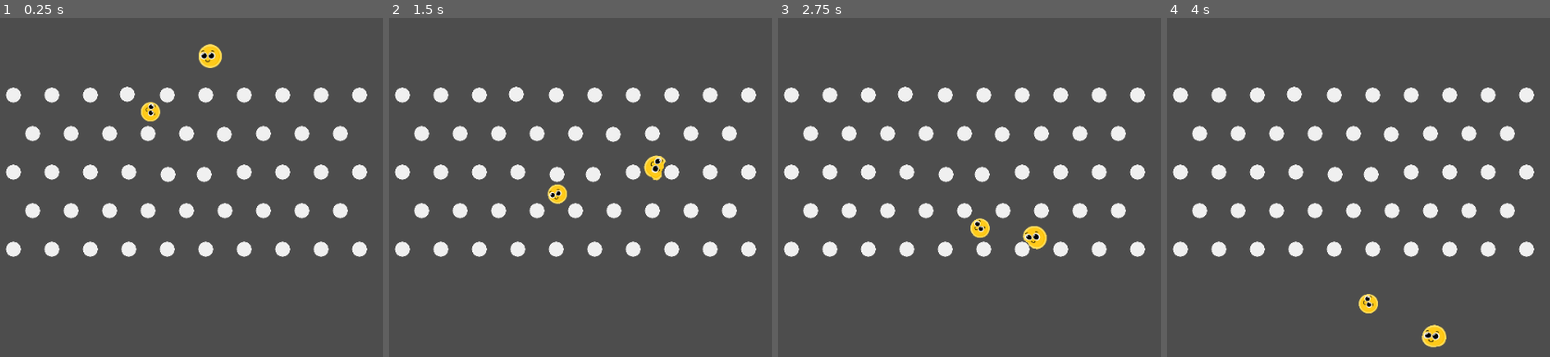
Above: before the commit, frames 1-4 (left to right).
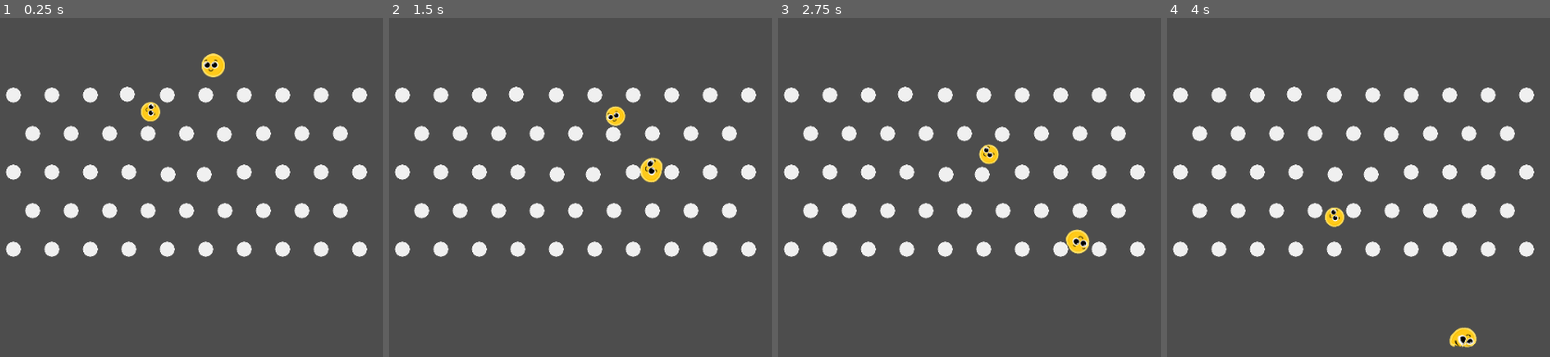
Above: after the commit, the same moments.

Repository: Khryptic/Team-Horseradish
Game: Godot game, scene res://scenes/main_scene.tscn
The game is run twice, just before and just after one commit, with the same random seed, the same clock (stepped at 60 frames per second) and the same inputs.
Inputs (mouse positions are in pixels of both pictures, inside the frame that each line leads up to):
- Up to frame 1 (0.25 s): no input
- Up to frame 2 (1.5 s): tap Enter (ui_accept) at 0.5, 0.77 s; move the mouse to (668, 350) at 0.52 s; hold Right (ui_right) from 0.53 s (still down); click (668, 350) at 0.67 s; move the mouse to (outside the picture) at 1.27 s
- Up to frame 3 (2.75 s): tap Enter (ui_accept) at 1.52 s; move the mouse to (1007, 224) at 2.02 s; release Right (ui_right) at 2.03 s; hold Left (ui_left) from 2.03 s (still down)
- Up to frame 4 (4 s): move the mouse to (outside the picture) at 2.77 s; release Left (ui_left) at 2.78 s; hold Right (ui_right) from 2.78 s (still down); click (outside the picture) at 2.92 s; tap Enter (ui_accept) at 3.02, 3.77 s; move the mouse to (outside the picture) at 3.52 s

The runs differ from the first frame. In frame 1, 0.5% of the frame differs, in the area x 51-59%, y 7-18%; in frame 2, 0.8%; in frame 3, 1.2%; in frame 4, 1.2%, in the area x 41-81%, y 55-98%.

Commit message:
Removed redundant objects

Diff:
--- a/project.godot
+++ b/project.godot
@@ -24,10 +24,6 @@
 
 project/assembly_name="Team Horseradish"
 
-[editor_plugins]
-
-enabled=PackedStringArray("res://addons/softbody2d/plugin.cfg")
-
 [rendering]
 
 renderer/rendering_method="mobile"
--- a/scenes/main_scene.tscn
+++ b/scenes/main_scene.tscn
@@ -166,13 +166,11 @@
 position = Vector2(470, 250)
 
 [node name="SoftBall" parent="." instance=ExtResource("2_t2uvm")]
-position = Vector2(285, 6)
+position = Vector2(289, 18)
 scale = Vector2(0.679996, 0.679996)
 
 [node name="BounceBall" parent="." instance=ExtResource("3_j3r7q")]
 position = Vector2(208, 35)
-
-[node name="RigidBody2D2" type="RigidBody2D" parent="."]
 
 [node name="RigidBody2D" type="RigidBody2D" parent="."]
 
